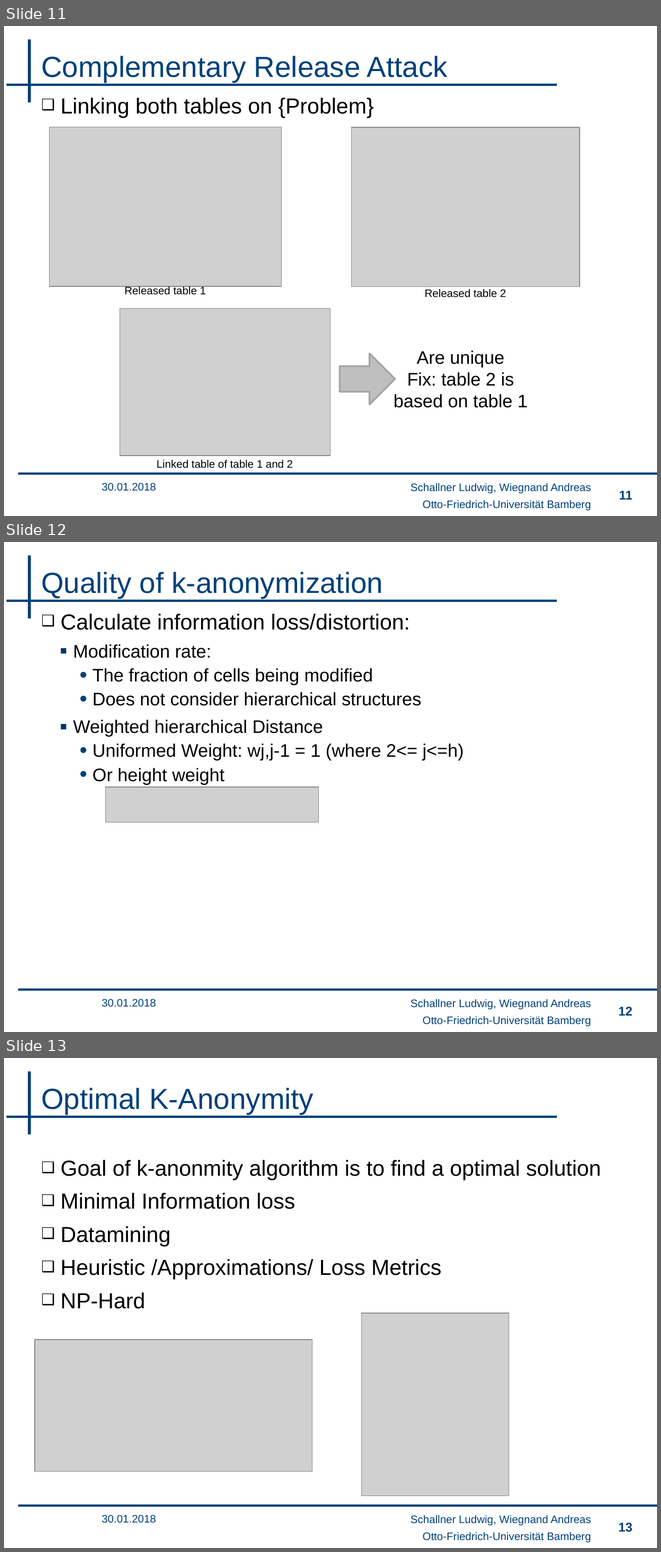
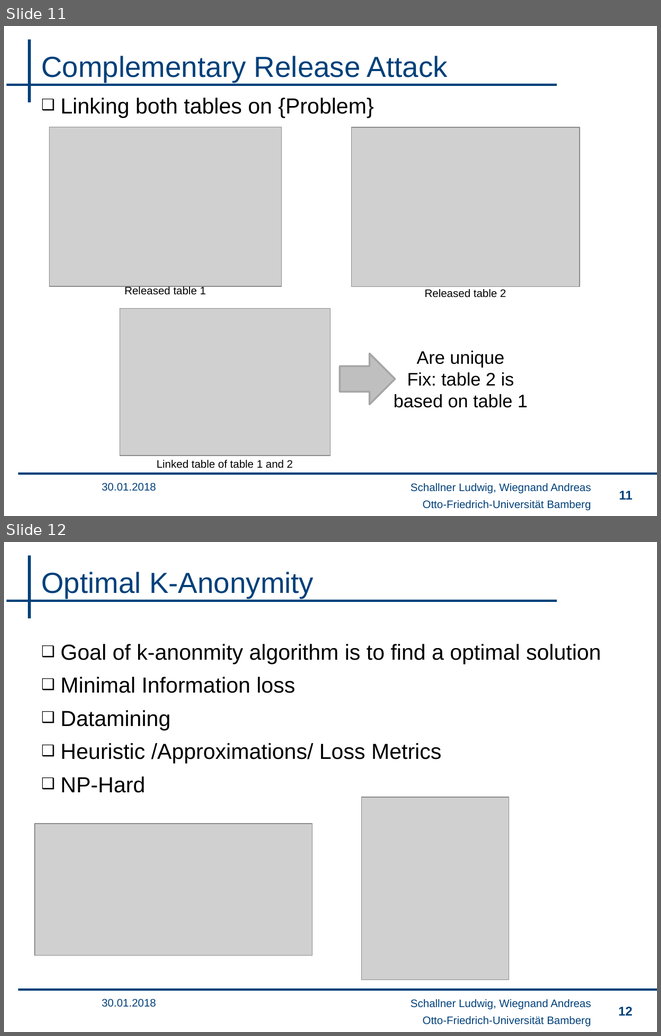
Before and after one commit to wsgan001/PSI-MSem, a slide deck: presentation/sicherheits_final_anV3.pptx. Shown one above the other, each under a label of ours: slides 11, 12 and 13 before the commit, slides 11 and 12 after it. The pictures are 661x1552 and 661x1036 pixels, drawn with LibreOffice and Linux fonts; fonts in the diff are those of the drawing; grey boxes stand for pictures; background and template pictures are left out. Boxes give left, top, right and bottom in pixels: in the first picture for what was removed or moved away, otherwise in the second. Text is boxed around its words. In the diff, an @@ line names an element or a change of style, - is before the commit and + after.

```diff
--- a/presentation/sicherheits_final_anV3.pptx
+++ b/presentation/sicherheits_final_anV3.pptx
@@ slide 12 removed at [4,542,657,1032], background #FFFFFF; not listed: 4 template elements that a slide beside it also shows @@
@@ title removed at [41,572,383,598] @@
-Quality of k-anonymization
@@ text removed at [61,614,464,784] @@
-❑ Calculate information loss/distortion:
-  ▪ Modification rate:
-    • The fraction of cells being modified
-    • Does not consider hierarchical structures
-  ▪ Weighted hierarchical Distance
-    • Uniformed Weight: wj,j-1 = 1 (where 2<= j<=h)
-    • Or height weight
@@ picture removed at [105,787,318,822] @@
@@ text removed at [102,998,156,1007] @@
-30.01.2018
@@ text removed at [411,999,591,1009] @@
-Schallner Ludwig, Wiegnand Andreas
@@ page number removed at [618,1006,633,1015] @@
-12
@@ what was slide 13 is now slide 12 @@
@@ page number at [618,1006,633,1015]: text changed @@
-13
+12
```
Also in this commit, not shown: 7 slides changed.
